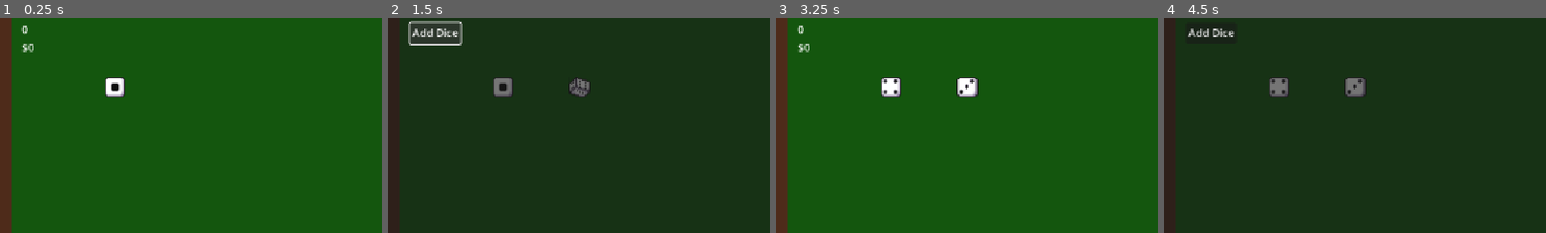
Above: before the commit, frames 1-4 (left to right).
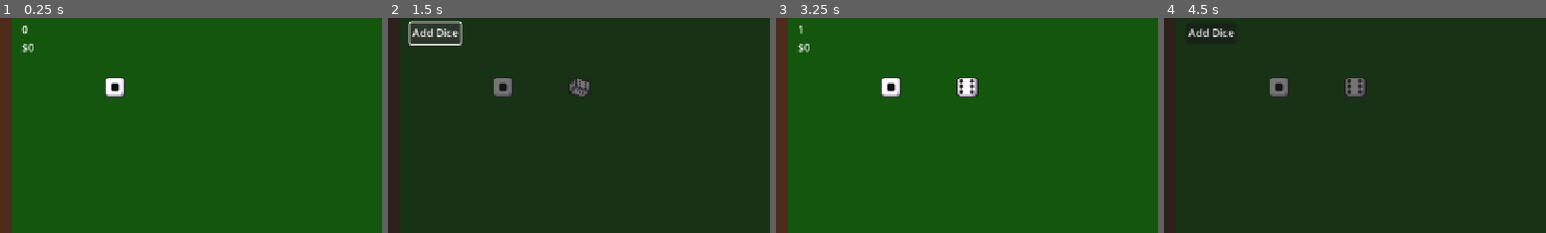
Above: after the commit, the same moments.

Repository: adufou/voie-romaine
Game: Godot game, scene res://main.tscn
The game is run twice, just before and just after one commit, with the same random seed, the same clock (stepped at 60 frames per second) and the same inputs.
Inputs (mouse positions are % of the whole screen's width and height, from its top left):
- Up to frame 1 (0.25 s): no input
- Up to frame 2 (1.5 s): click "OpenShop" at 0.5 s; click "Add Dice" at 1.25 s
- Up to frame 3 (3.25 s): click "X" at 2 s; click "Throw Dices" at 2.75 s
- Up to frame 4 (4.5 s): tap Enter at 3.5 s; move the mouse to (72, 45) at 3.52 s; hold Up (ui_up) 3.53-4.25 s; tap O at 3.6 s; click (72, 45) at 3.67 s; tap Space at 4.25 s; drag from (30, 55) to (45, 70) at 4.27 s
The pictures show only the part of the screen within x 0-50%, y 4-54%; the shares and areas given below are measured in that part.

Frames 1-2 are identical in both runs. In frame 3, 0.4% of the frame differs, in the area x 5-52%, y 3-36%; in frame 4, 0.3%.

Commit message:
feat: create dice syntax service

Diff:
--- a/autoload/services.gd
+++ b/autoload/services.gd
@@ -8,6 +8,7 @@
 const CashServiceClass = preload("res://services/cash/cash_service.gd")
 const ScoreServiceClass = preload("res://services/score/score_service.gd")
 const DicesServiceClass = preload("res://services/dices/dices_service.gd")
+const DiceSyntaxServiceClass = preload("res://services/dice_syntax/dice_syntax_service.gd")
 const StatisticsServiceClass = preload("res://services/statistics/statistics_service.gd")
 const RulesServiceClass = preload("res://services/rules/rules_service.gd")
 const TableServiceClass = preload("res://services/table/table_service.gd")
@@ -25,6 +26,7 @@
 var cash_service: CashService
 var score_service: ScoreService
 var dices_service: DicesService
+var dice_syntax_service: DiceSyntaxService
 
 # Nouveaux services (à instancier plus tard)
 var statistics_service: StatisticsServiceClass = null
@@ -72,6 +74,7 @@
 	cash_service = CashServiceClass.new()
 	score_service = ScoreServiceClass.new()
 	dices_service = preload("res://services/dices/dices_service.tscn").instantiate() # Instancier à partir de la scène pour avoir dice_scene
+	dice_syntax_service = DiceSyntaxServiceClass.new()
 
 	# Instantiation des nouveaux services
 	statistics_service = StatisticsServiceClass.new()
@@ -84,6 +87,7 @@
 	add_child(cash_service)
 	add_child(score_service)
 	add_child(dices_service)
+	add_child(dice_syntax_service)
 
 	# Ajouter les nouveaux services
 	add_child(statistics_service)
@@ -100,6 +104,7 @@
 	cash_service.initialize()
 	score_service.initialize()
 	dices_service.initialize()
+	dice_syntax_service.initialize()
 	statistics_service.initialize()
 	rules_service.initialize()
 	table_service.initialize()
@@ -116,6 +121,9 @@
 
 	# Configuration du service table (pas de dépendances)
 	table_service.setup_dependencies({})
+
+	# Configuration des dépendances pour DiceSyntaxService (pas de dépendances)
+	dice_syntax_service.setup_dependencies({})
 
 	# Configuration des dépendances pour DicesService
 	dices_service.setup_dependencies({
@@ -172,6 +180,8 @@
 			score_service.start()
 		elif service_name == "dices_service":
 			dices_service.start()
+		elif service_name == "dice_syntax_service":
+			dice_syntax_service.start()
 		elif service_name == "statistics_service":
 			statistics_service.start()
 		elif service_name == "rules_service":
--- a/scenes/dice.gd
+++ b/scenes/dice.gd
@@ -32,7 +32,8 @@
 	%AnimatedSprite2D.animation = "white"
 	%AnimatedSprite2D.pause()
 
-	value = randi_range(1,6)
+	# Utiliser DiceSyntaxService pour le lancer de dé
+	value = Services.dice_syntax_service.roll_die(6)
 
 	%AnimatedSprite2D.frame = value - 1
 
--- /dev/null
+++ b/services/dice_syntax/dice_syntax_service.gd
@@ -0,0 +1,45 @@
+extends BaseService
+
+class_name DiceSyntaxService
+
+var _dice_syntax = preload("res://addons/dice_syntax/dice_syntax.gd")
+var _dice_regex = RegEx.new()
+
+func _init():
+    service_name = "dice_syntax_service"
+    version = "0.0.1"
+
+func initialize() -> void:
+    if is_initialized:
+        Logger.log_message("dice_syntax_service", ["service", "init"], "Service déjà initialisé", "WARNING")
+        return
+
+    Logger.log_message("dice_syntax_service", ["service", "init"], "Initialisation", "INFO")
+
+    # Initialisation du regex pour dice_syntax
+    _dice_regex.compile('[0-9]*d[0-9]+[dksfro/!<=>0-9lh]*')
+
+    is_initialized = true
+    initialized.emit()
+
+func start() -> void:
+    if not is_initialized:
+        Logger.log_message("dice_syntax_service", ["service", "start"], "Tentative de démarrer le service avant initialisation", "ERROR")
+        return
+
+    if is_started:
+        Logger.log_message("dice_syntax_service", ["service", "start"], "Service déjà démarré", "WARNING")
+        return
+
+    Logger.log_message("dice_syntax_service", ["service", "start"], "Démarrage", "INFO")
+
+    is_started = true
+    started.emit()
+
+# Méthode simple pour obtenir une valeur de dé
+func roll_die(faces: int = 6) -> int:
+    var result = _dice_syntax.roll("d" + str(faces), RandomNumberGenerator.new(), _dice_regex)
+    if result.error:
+        Logger.log_message("dice_syntax_service", ["dice", "roll"], "Erreur lors du lancer de dé: " + str(result.msg), "ERROR")
+        return 1  # Valeur par défaut en cas d'erreur
+    return result.result
Not shown, added: services/dice_syntax/dice_syntax_service.gd.uid
Not shown, added: _todo_/_tasks_infos_/DICE-01.md
Not shown, changed: _todo_/_todolist.md
